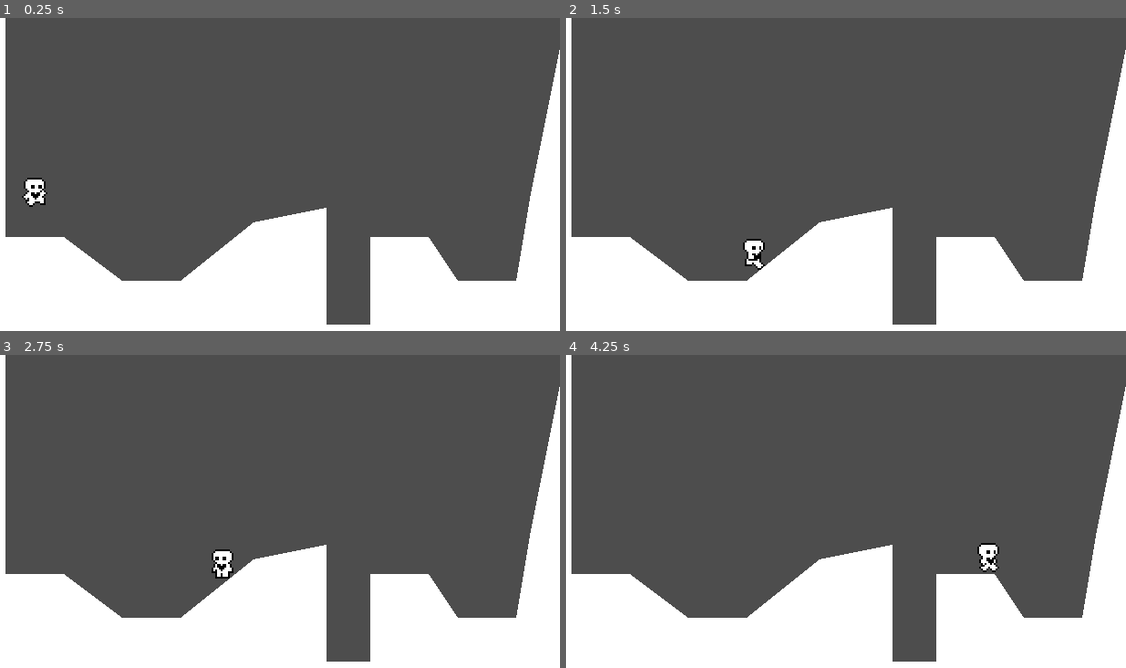
Above: before the commit, frames 1-4 (two rows, left to right).
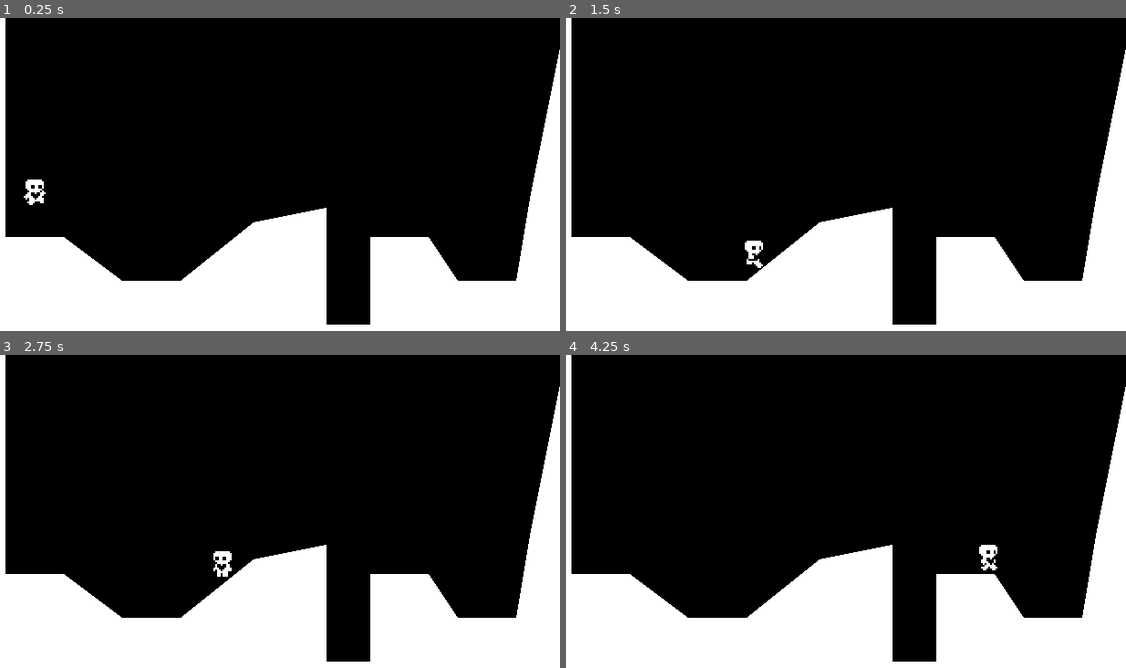
Above: after the commit, the same moments.

Repository: KadirKuruca/GodotPlatformer2D
Game: Godot game, scene res://scenes/world.tscn
Same seed, same stepped clock (60 frames per second), same inputs: the game is played once before the commit and once after it.
Inputs:
- Up to frame 1 (0.25 s): no input
- Up to frame 2 (1.5 s): tap Enter (ui_accept) at 0.5, 0.77 s; hold Right (ui_right) from 0.53 s (still down)
- Up to frame 3 (2.75 s): tap Enter (ui_accept) at 1.52 s; release Right (ui_right) at 2.03 s; hold Left (ui_left) from 2.03 s (still down)
- Up to frame 4 (4.25 s): release Left (ui_left) at 2.78 s; hold Right (ui_right) from 2.78 s (still down); tap Enter (ui_accept) at 3.02, 3.77 s

The runs differ from the first frame. In frame 1, 73% of the frame differs, in the area x 0-100%, y 0-98%; in frame 2, 73%; in frame 3, 73%; in frame 4, 73%.

Commit message:
Change background color to BLACK

Diff:
--- a/scenes/world.gd
+++ b/scenes/world.gd
@@ -4,4 +4,5 @@
 @onready var polygon_2d = %Polygon2D
 
 func _ready():
+	RenderingServer.set_default_clear_color(Color.BLACK)
 	polygon_2d.polygon = collision_polygon_2d.polygon
